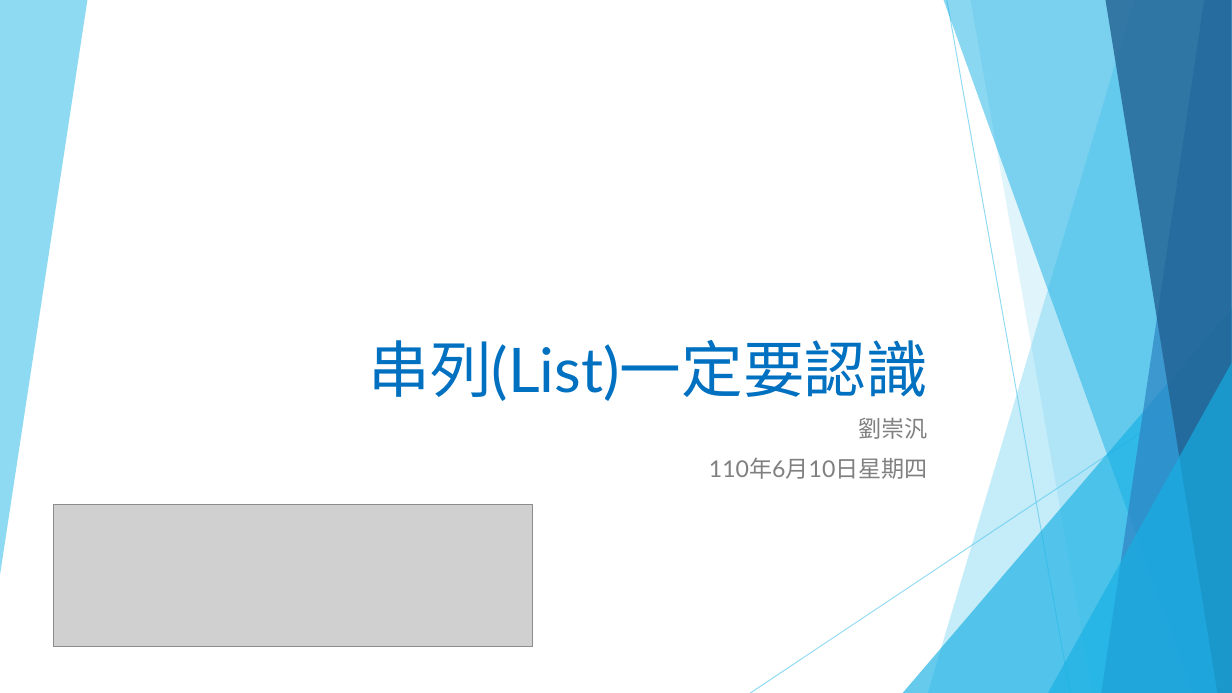
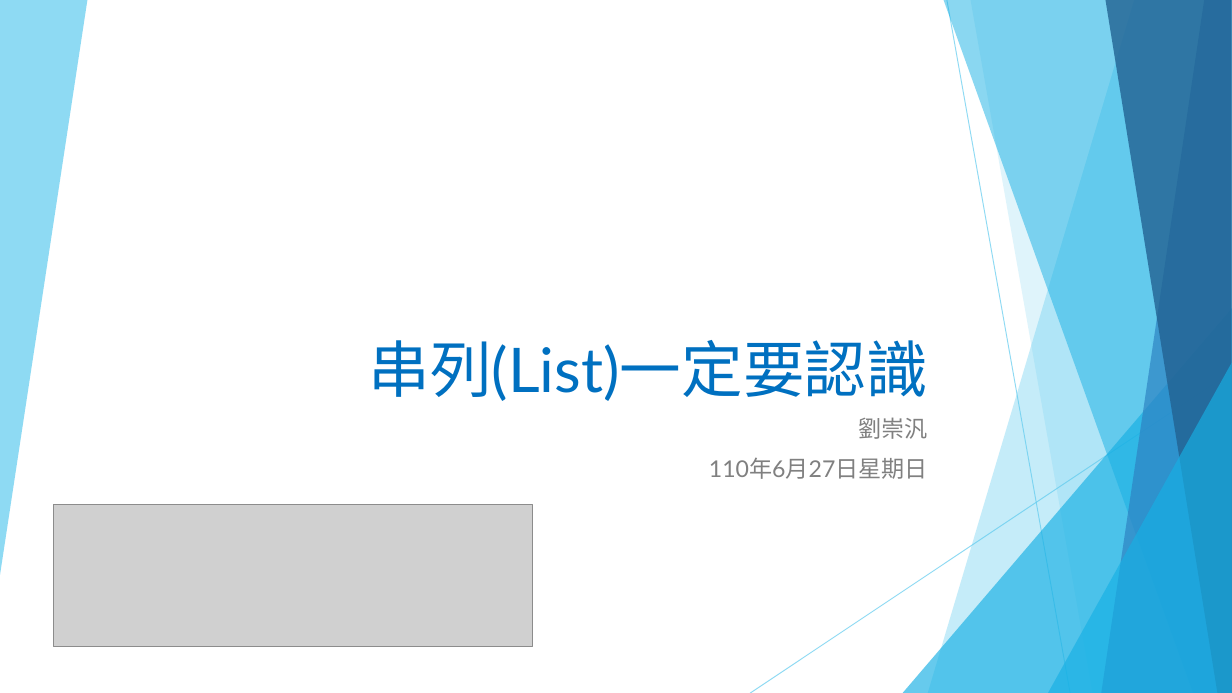
Before and after one commit to liulawsi/My_PPTs, a slide deck: slide 1 of LCC/Python/06_串列(List)一定要認識.pptx. Drawn at 1232x693 pixels with LibreOffice and Linux fonts; fonts in the diff are those of the drawing; grey boxes stand for pictures. Boxes give left, top, right and bottom in pixels: in the first picture for what was removed or moved away, otherwise in the second. Text is boxed around its words. In the diff, an @@ line names an element or a change of style, - is before the commit and + after.

```diff
--- a/LCC/Python/06_串列(List)一定要認識.pptx
+++ b/LCC/Python/06_串列(List)一定要認識.pptx
@@ subtitle at (x1=709, y1=458, x2=928, y2=479): text changed @@
-110年6月10日星期四
+110年6月27日星期日
```
Also in this commit, not shown: 1 other slide changed, 1 other file.
